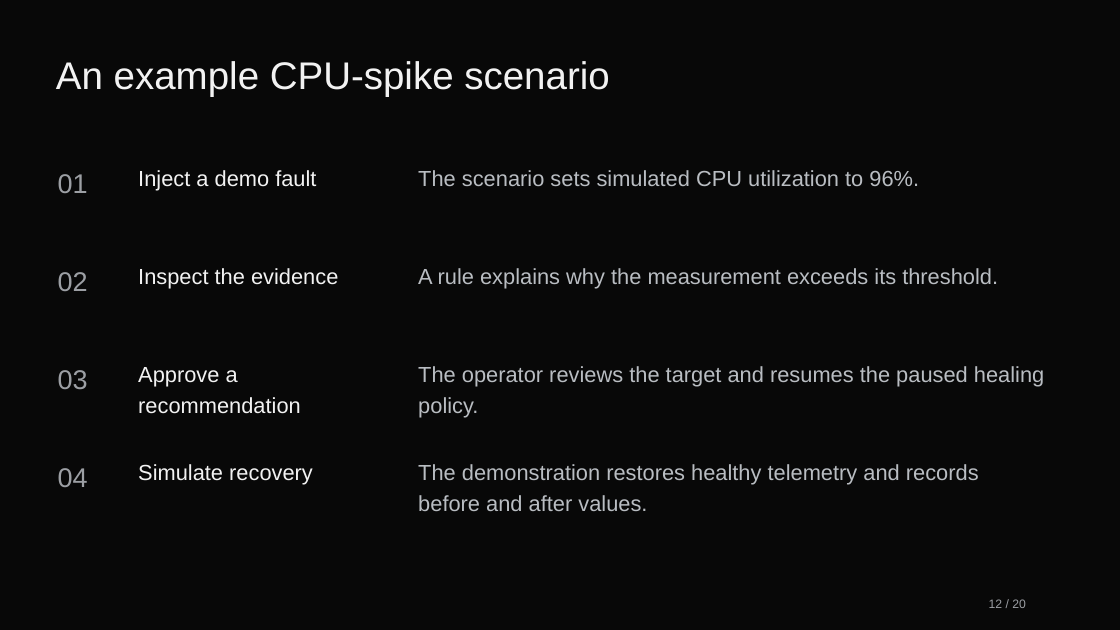
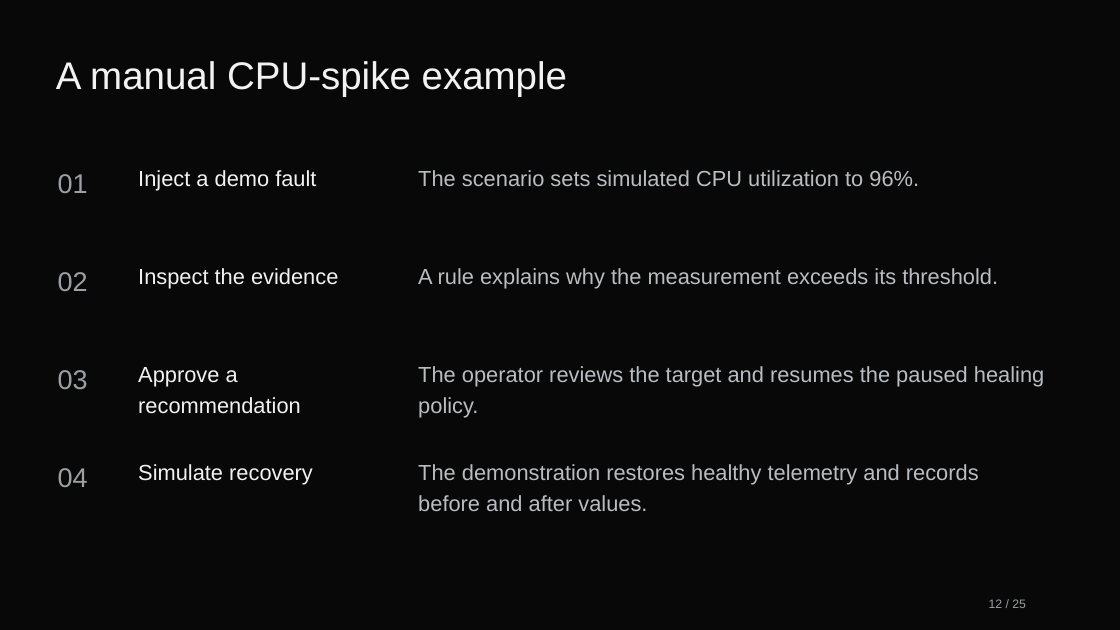
Before and after one commit to manikantbindass/AutoHealOps-Self-Healing-Kubernetes-Cluster-with-AI-Fault-Detection, a slide deck: slide 12 of docs/overview/AutoHealOps-Project-Explained.pptx. Drawn at 1120x630 pixels with LibreOffice and Linux fonts; fonts in the diff are those of the drawing. Boxes give left, top, right and bottom in pixels: in the first picture for what was removed or moved away, otherwise in the second. Text is boxed around its words. In the diff, an @@ line names an element or a change of style, - is before the commit and + after.

```diff
--- a/docs/overview/AutoHealOps-Project-Explained.pptx
+++ b/docs/overview/AutoHealOps-Project-Explained.pptx
@@ text at (x1=56, y1=61, x2=567, y2=97): text changed @@
-An example CPU-spike scenario
+A manual CPU-spike example
@@ text at (x1=989, y1=599, x2=1026, y2=608): text changed @@
-12 / 20
+12 / 25
```
Also in this commit, not shown: 18 other slides changed, 5 slides added, 5 other files.
